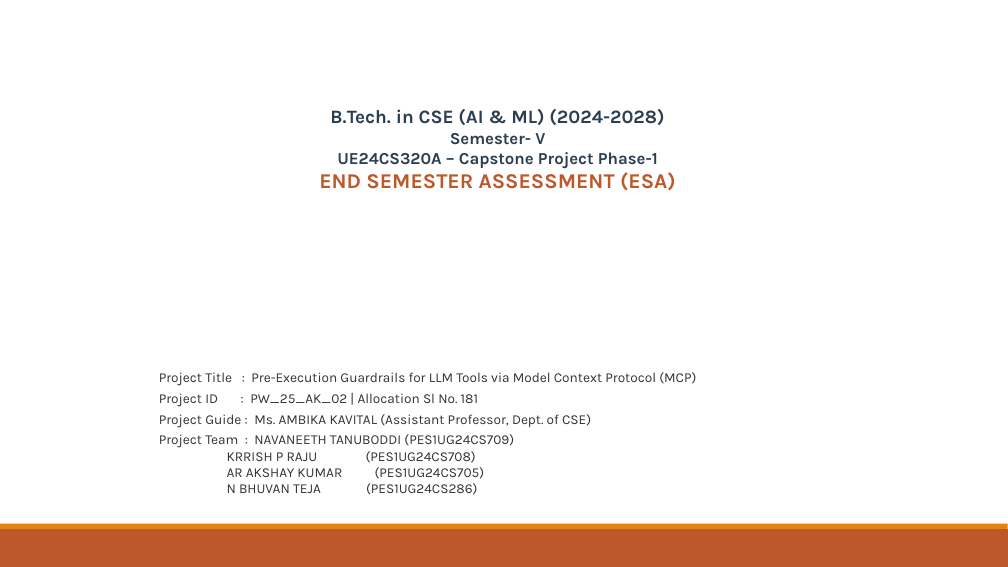
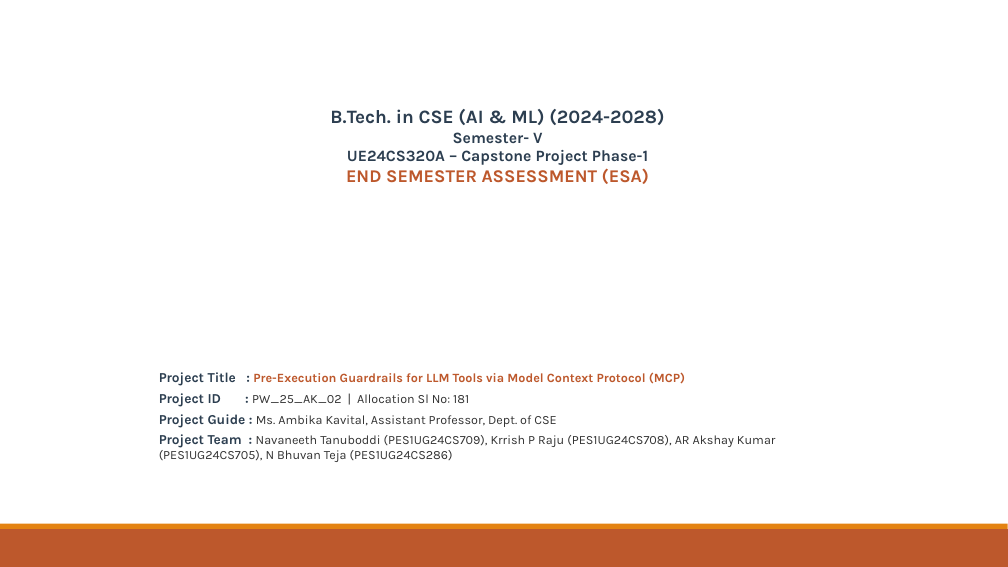
Before and after one commit to Navaneeth1324/guard-agent, a slide deck: slide 1 of docs/GuardAgent_ESA_Presentation_Final.pptx. Drawn at 1008x567 pixels with LibreOffice and Linux fonts; fonts in the diff are those of the drawing; background and template pictures are left out. Boxes give left, top, right and bottom in pixels: in the first picture for what was removed or moved away, otherwise in the second. Text is boxed around its words. In the diff, an @@ line names an element or a change of style, - is before the commit and + after.

```diff
--- a/docs/GuardAgent_ESA_Presentation_Final.pptx
+++ b/docs/GuardAgent_ESA_Presentation_Final.pptx
@@ text at <box>346,132,649,184</box>: size 16 to 15 pt in "Semester- V", "UE24CS320A – Capstone Project Phase-1"; size 20 to 17 pt in "END SEMESTER ASSESSMENT (ESA)" @@
@@ text at <box>159,372,685,386</box>: size 13 to 12 pt, text colour #333333 to #BD582C in "Pre-Execution Guardrails for LLM Tools via Model ..."; text colour #333333 to #2C3E50 in "Project Title :"; bold on in "Project Title : Pre-Execution Guardrails for LLM ..." @@
@@ text at <box>159,393,776,462</box>: text changed; size 13 to 12 pt @@
-Project ID : PW_25_AK_02 | Allocation Sl No. 181
-Project Guide : Ms. AMBIKA KAVITAL (Assistant Professor, Dept. of CSE)
-Project Team : NAVANEETH TANUBODDI (PES1UG24CS709)
-KRRISH P RAJU (PES1UG24CS708)
-AR AKSHAY KUMAR (PES1UG24CS705)
-N BHUVAN TEJA (PES1UG24CS286)
+Project ID : PW_25_AK_02 | Allocation Sl No: 181
+Project Guide : Ms. Ambika Kavital, Assistant Professor, Dept. of CSE
+Project Team : Navaneeth Tanuboddi (PES1UG24CS709), Krrish P Raju (PES1UG24CS708), AR Akshay Kumar (PES1UG24CS705), N Bhuvan Teja (PES1UG24CS286)
```
Also in this commit, not shown: 9 other slides changed, 2 slides added.
